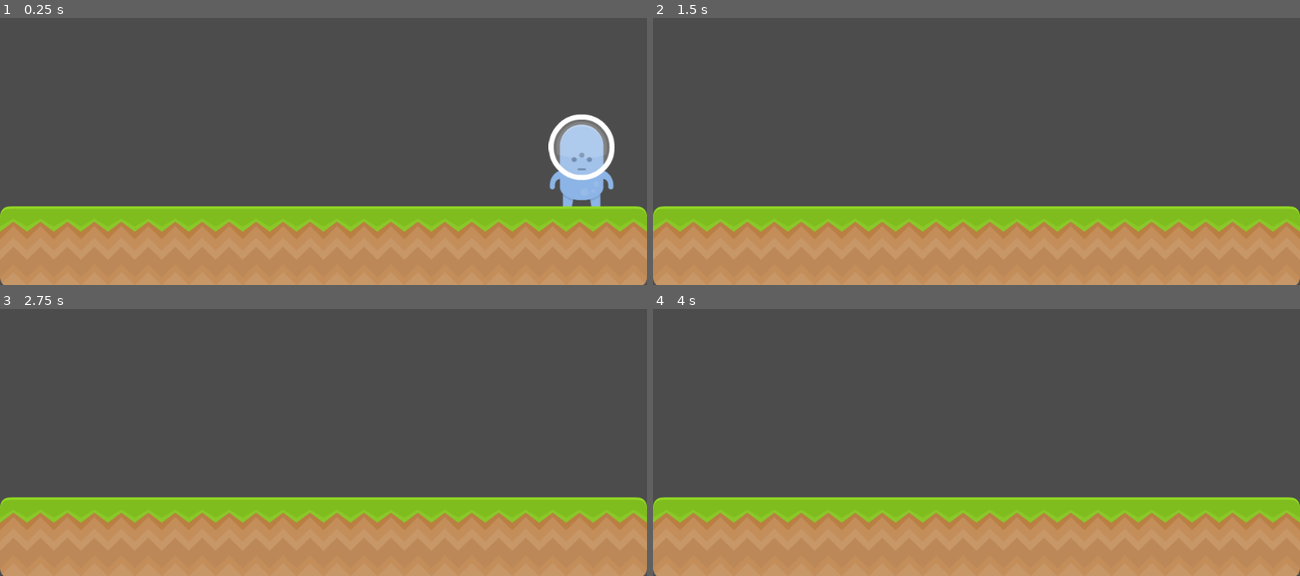
Above: before the commit, frames 1-4 (two rows, left to right).
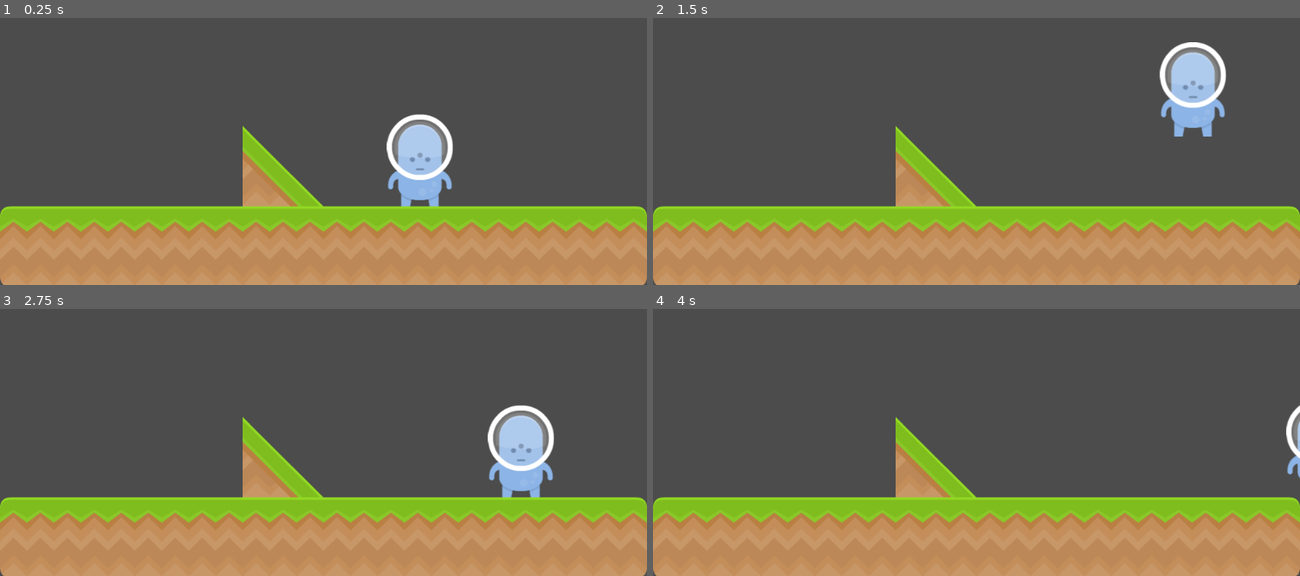
Above: after the commit, the same moments.

Repository: BianchiniMaxi/Programacion-de-Videojuegos-3--Bianchini-Maxi
Game: Godot game, scene res://Levels/Game.tscn
The game is run twice, just before and just after one commit, with the same random seed, the same clock (stepped at 60 frames per second) and the same inputs.
Inputs:
- Up to frame 1 (0.25 s): no input
- Up to frame 2 (1.5 s): tap Enter at 0.5 s; hold Right (ui_right) from 0.53 s (still down); tap Up (ui_up) at 0.77 s
- Up to frame 3 (2.75 s): tap Up (ui_up) at 1.52 s; release Right (ui_right) at 2.03 s; hold Left (ui_left) from 2.03 s (still down)
- Up to frame 4 (4 s): release Left (ui_left) at 2.78 s; hold Right (ui_right) from 2.78 s (still down); tap Up (ui_up) at 3.02, 3.77 s

The runs differ from the first frame. In frame 1, 7.5% of the frame differs, in the area x 37-95%, y 35-71%; in frame 2, 4.7%; in frame 3, 4.7%; in frame 4, 2.3%.

Commit message:
News Tiles

Diff:
--- a/MyProyectGodot/Levels/Game.tscn
+++ b/MyProyectGodot/Levels/Game.tscn
@@ -1,24 +1,42 @@
-[gd_scene load_steps=9 format=2]
+[gd_scene load_steps=15 format=2]
 
 [ext_resource path="res://Levels/spritesheet_ground.png" type="Texture" id=1]
 [ext_resource path="res://Player/Blue/alienBlue_front.png" type="Texture" id=2]
 [ext_resource path="res://Player/Player.gd" type="Script" id=3]
 
+[sub_resource type="ConvexPolygonShape2D" id=6]
+points = PoolVector2Array( 128, 73.0799, 0, 73.0799, 0, 0, 128, 0 )
+
+[sub_resource type="ConvexPolygonShape2D" id=7]
+points = PoolVector2Array( 128, 72.7349, 0, 72.7349, 0, 0, 128, 0 )
+
 [sub_resource type="ConvexPolygonShape2D" id=1]
-points = PoolVector2Array( 0, 0, 128, 0, 128, 128, 0, 128 )
+points = PoolVector2Array( 64.736, 63.92, 128, 0, 128, 128, 0, 128 )
 
 [sub_resource type="ConvexPolygonShape2D" id=2]
 points = PoolVector2Array( 0, 0, 128, 0, 128, 128, 0, 128 )
 
 [sub_resource type="ConvexPolygonShape2D" id=3]
 points = PoolVector2Array( 0, 0, 128, 0, 128, 128, 0, 128 )
+
+[sub_resource type="ConvexPolygonShape2D" id=8]
+points = PoolVector2Array( 0, 0, 128, 0, 128, 128, 0, 128 )
+
+[sub_resource type="ConvexPolygonShape2D" id=9]
+points = PoolVector2Array( 128, 128, 0, 128, 0, 0, 64, 64 )
+
+[sub_resource type="ConvexPolygonShape2D" id=10]
+points = PoolVector2Array( 0, 0, 128, 0, 128, 74.248, 0, 73.75 )
+
+[sub_resource type="ConvexPolygonShape2D" id=11]
+points = PoolVector2Array( 128, 73.5625, 0, 73.85, 0, 0, 128, 0 )
 
 [sub_resource type="TileSet" id=4]
 3/name = "spritesheet_ground.png 3"
 3/texture = ExtResource( 1 )
 3/tex_offset = Vector2( 0, 0 )
 3/modulate = Color( 1, 1, 1, 1 )
-3/region = Rect2( 0, 0, 128, 128 )
+3/region = Rect2( 0, 384, 128, 128 )
 3/tile_mode = 0
 3/occluder_offset = Vector2( 0, 0 )
 3/navigation_offset = Vector2( 0, 0 )
@@ -77,6 +95,132 @@
 "shape_transform": Transform2D( 1, 0, 0, 1, 0, 0 )
 } ]
 5/z_index = 0
+6/name = "spritesheet_ground.png 6"
+6/texture = ExtResource( 1 )
+6/tex_offset = Vector2( 0, 0 )
+6/modulate = Color( 1, 1, 1, 1 )
+6/region = Rect2( 0, 0, 128, 128 )
+6/tile_mode = 0
+6/occluder_offset = Vector2( 0, 0 )
+6/navigation_offset = Vector2( 0, 0 )
+6/shape_offset = Vector2( 0, 0 )
+6/shape_transform = Transform2D( 1, 0, 0, 1, 0, 0 )
+6/shape = SubResource( 8 )
+6/shape_one_way = false
+6/shape_one_way_margin = 1.0
+6/shapes = [ {
+"autotile_coord": Vector2( 0, 0 ),
+"one_way": false,
+"one_way_margin": 1.0,
+"shape": SubResource( 8 ),
+"shape_transform": Transform2D( 1, 0, 0, 1, 0, 0 )
+} ]
+6/z_index = 0
+7/name = "spritesheet_ground.png 7"
+7/texture = ExtResource( 1 )
+7/tex_offset = Vector2( 0, 0 )
+7/modulate = Color( 1, 1, 1, 1 )
+7/region = Rect2( 0, 512, 128, 128 )
+7/tile_mode = 0
+7/occluder_offset = Vector2( 0, 0 )
+7/navigation_offset = Vector2( 0, 0 )
+7/shape_offset = Vector2( 0, 0 )
+7/shape_transform = Transform2D( 1, 0, 0, 1, 0, 0 )
+7/shape = SubResource( 9 )
+7/shape_one_way = false
+7/shape_one_way_margin = 1.0
+7/shapes = [ {
+"autotile_coord": Vector2( 0, 0 ),
+"one_way": false,
+"one_way_margin": 1.0,
+"shape": SubResource( 9 ),
+"shape_transform": Transform2D( 1, 0, 0, 1, 0, 0 )
+} ]
+7/z_index = 0
+8/name = "spritesheet_ground.png 8"
+8/texture = ExtResource( 1 )
+8/tex_offset = Vector2( 0, 0 )
+8/modulate = Color( 1, 1, 1, 1 )
+8/region = Rect2( 0, 640, 128, 96 )
+8/tile_mode = 0
+8/occluder_offset = Vector2( 0, 0 )
+8/navigation_offset = Vector2( 0, 0 )
+8/shape_offset = Vector2( 0, 0 )
+8/shape_transform = Transform2D( 1, 0, 0, 1, 0, 0 )
+8/shape = SubResource( 10 )
+8/shape_one_way = false
+8/shape_one_way_margin = 1.0
+8/shapes = [ {
+"autotile_coord": Vector2( 0, 0 ),
+"one_way": false,
+"one_way_margin": 1.0,
+"shape": SubResource( 10 ),
+"shape_transform": Transform2D( 1, 0, 0, 1, 0, 0 )
+} ]
+8/z_index = 0
+9/name = "spritesheet_ground.png 9"
+9/texture = ExtResource( 1 )
+9/tex_offset = Vector2( 0, 0 )
+9/modulate = Color( 1, 1, 1, 1 )
+9/region = Rect2( 0, 768, 128, 96 )
+9/tile_mode = 0
+9/occluder_offset = Vector2( 0, 0 )
+9/navigation_offset = Vector2( 0, 0 )
+9/shape_offset = Vector2( 0, 0 )
+9/shape_transform = Transform2D( 1, 0, 0, 1, 0, 0 )
+9/shape = SubResource( 11 )
+9/shape_one_way = false
+9/shape_one_way_margin = 1.0
+9/shapes = [ {
+"autotile_coord": Vector2( 0, 0 ),
+"one_way": false,
+"one_way_margin": 1.0,
+"shape": SubResource( 11 ),
+"shape_transform": Transform2D( 1, 0, 0, 1, 0, 0 )
+} ]
+9/z_index = 0
+10/name = "spritesheet_ground.png 10"
+10/texture = ExtResource( 1 )
+10/tex_offset = Vector2( 0, 0 )
+10/modulate = Color( 1, 1, 1, 1 )
+10/region = Rect2( 0, 896, 128, 96 )
+10/tile_mode = 0
+10/occluder_offset = Vector2( 0, 0 )
+10/navigation_offset = Vector2( 0, 0 )
+10/shape_offset = Vector2( 0, 0 )
+10/shape_transform = Transform2D( 1, 0, 0, 1, 0, 0 )
+10/shape = SubResource( 6 )
+10/shape_one_way = false
+10/shape_one_way_margin = 1.0
+10/shapes = [ {
+"autotile_coord": Vector2( 0, 0 ),
+"one_way": false,
+"one_way_margin": 1.0,
+"shape": SubResource( 6 ),
+"shape_transform": Transform2D( 1, 0, 0, 1, 0, 0 )
+} ]
+10/z_index = 0
+11/name = "spritesheet_ground.png 11"
+11/texture = ExtResource( 1 )
+11/tex_offset = Vector2( 0, 0 )
+11/modulate = Color( 1, 1, 1, 1 )
+11/region = Rect2( 0, 1024, 128, 96 )
+11/tile_mode = 0
+11/occluder_offset = Vector2( 0, 0 )
+11/navigation_offset = Vector2( 0, 0 )
+11/shape_offset = Vector2( 0, 0 )
+11/shape_transform = Transform2D( 1, 0, 0, 1, 0, 0 )
+11/shape = SubResource( 7 )
+11/shape_one_way = false
+11/shape_one_way_margin = 1.0
+11/shapes = [ {
+"autotile_coord": Vector2( 0, 0 ),
+"one_way": false,
+"one_way_margin": 1.0,
+"shape": SubResource( 7 ),
+"shape_transform": Transform2D( 1, 0, 0, 1, 0, 0 )
+} ]
+11/z_index = 0
 
 [sub_resource type="CapsuleShape2D" id=5]
 radius = 65.0
@@ -90,9 +234,10 @@
 position = Vector2( 512, 347 )
 tile_set = SubResource( 4 )
 format = 1
-tile_data = PoolIntArray( 196600, 5, 0, 196602, 4, 0, 196604, 4, 0, 196606, 4, 0, 131072, 4, 0, 131074, 4, 0, 131076, 4, 0, 131078, 3, 0 )
+tile_data = PoolIntArray( 65534, 7, 0, 196600, 5, 0, 196602, 4, 0, 196604, 4, 0, 196606, 4, 0, 131072, 4, 0, 131074, 4, 0, 131076, 4, 0, 131078, 6, 0 )
 
 [node name="KinematicBody2D" type="KinematicBody2D" parent="."]
+position = Vector2( -256, -2 )
 script = ExtResource( 3 )
 
 [node name="Sprite" type="Sprite" parent="KinematicBody2D"]
